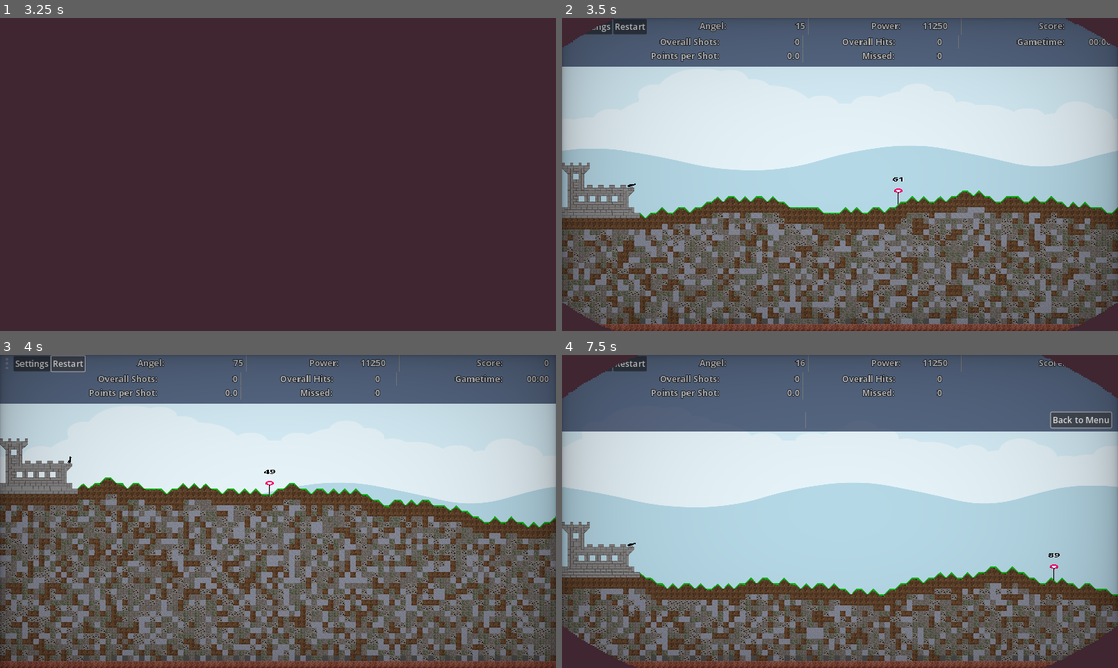
Above: before the commit, frames 1-4 (two rows, left to right).
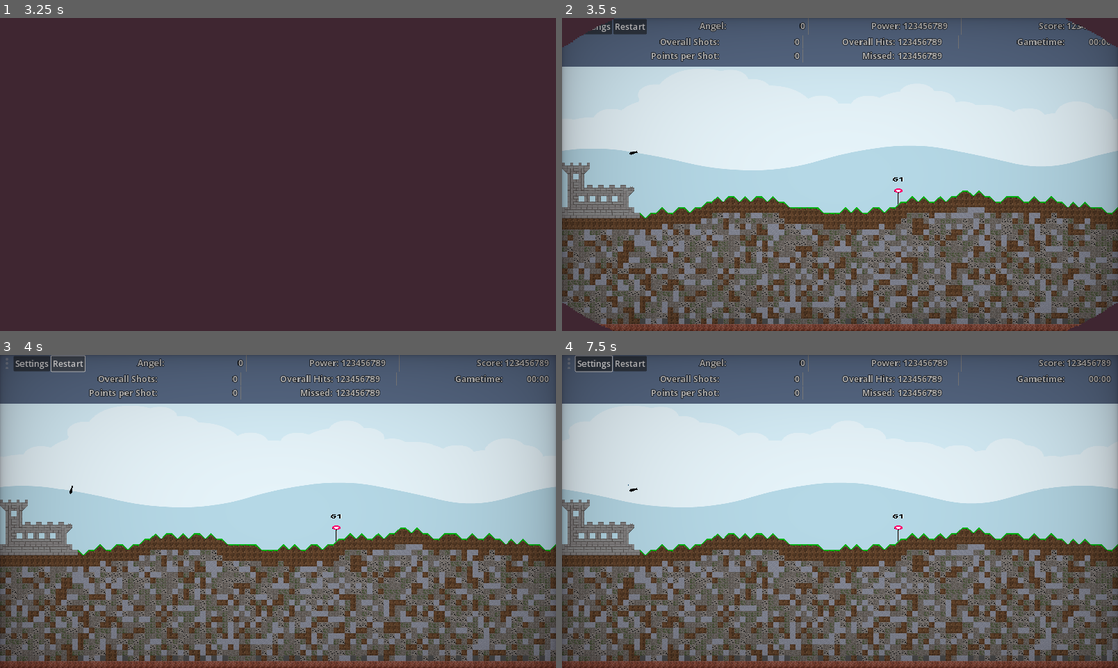
Above: after the commit, the same moments.

Repository: Coding-4Fun/Just4Fun_Mini_Shootergame
Game: Godot game, scene res://UI/MainMenuUI/MainMenuUI.tscn
The game is run twice, just before and just after one commit, with the same random seed, the same clock (stepped at 60 frames per second) and the same inputs.
Inputs (mouse positions are in pixels of both pictures, inside the frame that each line leads up to):
- Up to frame 1 (3.25 s): click "Play" at 0.5 s; click "Max Play Time" at 1.25 s; click "Max Play Time" at 2 s; click "Start Game" at 2.75 s
- Up to frame 2 (3.5 s): no input
- Up to frame 3 (4 s): click "Restart" at 3.5 s
- Up to frame 4 (7.5 s): click "Restart" at 4.25 s; click "Restart" at 5 s; click (567, 364) at 5.75 s; click "Settings" at 6.5 s; click (1079, 420) at 7.25 s, where only the run before the commit has a clickable "Back to Menu"

Frame 1 is identical in both runs. In frame 2, 0.5% of the frame differs, in the area x 11-95%, y 1-54%; in frame 3, 41%; in frame 4, 42%, in the area x 0-100%, y 0-100%.
Error before the commit: Attempt to call function 'get_as_text' in base 'null instance' on a null instance. (res://Globals/GameConfig/config.gd:79)
Error after the commit: Parse Error: Identifier "UIdummyTargetTimerChange" not declared in the current scope. (res://UI/InGameUI/ingameui.gd:113)

Commit message:
Rem: unused signal code

Diff:
--- a/UI/InGameUI/ingameui.gd
+++ b/UI/InGameUI/ingameui.gd
@@ -9,10 +9,6 @@
 ## x = w/o Settings
 ## y = w/ Settings
 @export var _backgroundMin := Vector2i(130,220)
-
-## Handle Signals for UI Updates
-signal UIdummyTargetTimerChange
-
 
 @onready var OptionUI = $BoxContainer/VBoxSetting
 @onready var GameHudUI = $BoxContainer/HBoxHudMiddle
@@ -35,10 +31,6 @@
 	if !SignalBus.CannonShoot.is_connected(self._on_Cannon_Shot):
 		if SignalBus.CannonShoot.connect(self._on_Cannon_Shot) != OK:
 			print("Error - InGameUI.gd: connect signal CannonShoot")
-#
-	#if !UIdummyTargetTimerChange.is_connected(Config._on_dummytarget_TimerChange):
-		#if UIdummyTargetTimerChange.connect(Config._on_dummytarget_TimerChange) != OK:
-			#print("Error - InGameUI.gd: connect signal UIdummyTargetTimerChange")
 
 	var test = Preloads.PlayerLeft.find_child("Cannon")
 
